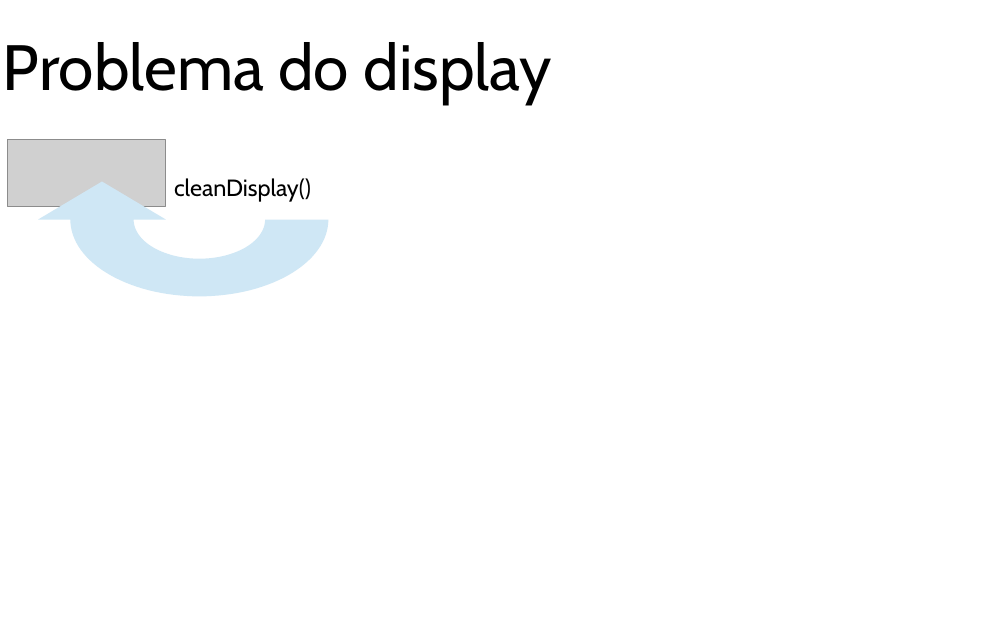
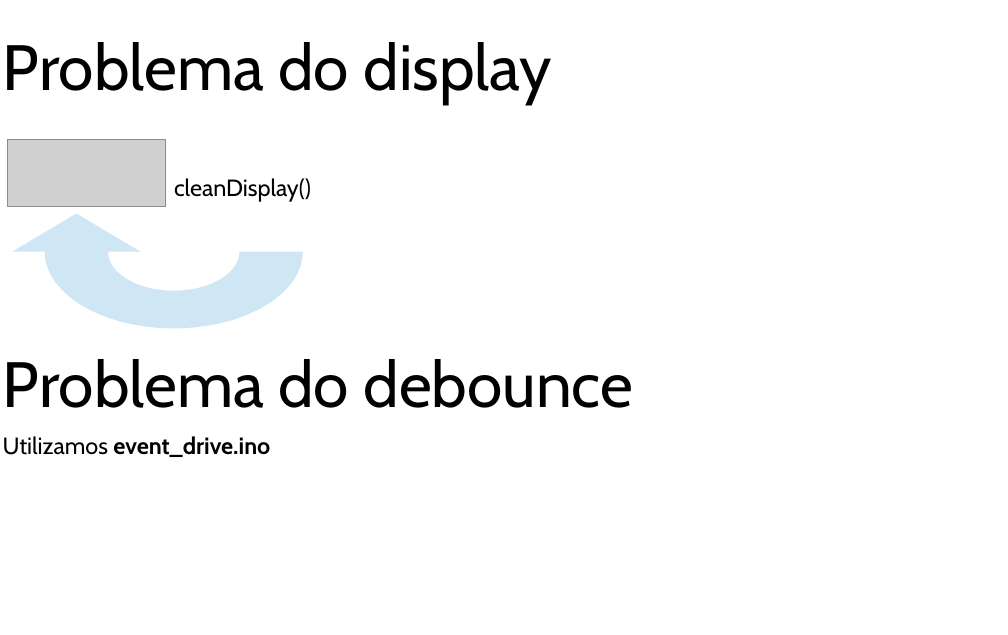
Before and after one commit to thiagola92/PUC-INF1805, a slide deck: slide 9 of Trabalho-01/Apresentacao.pptx. Drawn at 1008x635 pixels with LibreOffice and Linux fonts; fonts in the diff are those of the drawing; grey boxes stand for pictures; background and template pictures are left out. Boxes give left, top, right and bottom in pixels: in the first picture for what was removed or moved away, otherwise in the second. Text is boxed around its words. In the diff, an @@ line names an element or a change of style, - is before the commit and + after.

```diff
--- a/Trabalho-01/Apresentacao.pptx
+++ b/Trabalho-01/Apresentacao.pptx
@@ freeform shape: place and size @@
-freeform shape at box(38, 181, 328, 297)
+freeform shape at box(12, 214, 303, 329)
@@ text added at box(3, 359, 634, 408), 60 pt, text #000000 @@
+Problema do debounce
@@ text added at box(3, 436, 270, 457), 22 pt, text #000000, bold @@
+Utilizamos event_drive.ino
```
Also in this commit, not shown: 3 other slides changed, 1 slide added, 1 slide removed, 5 other files.
